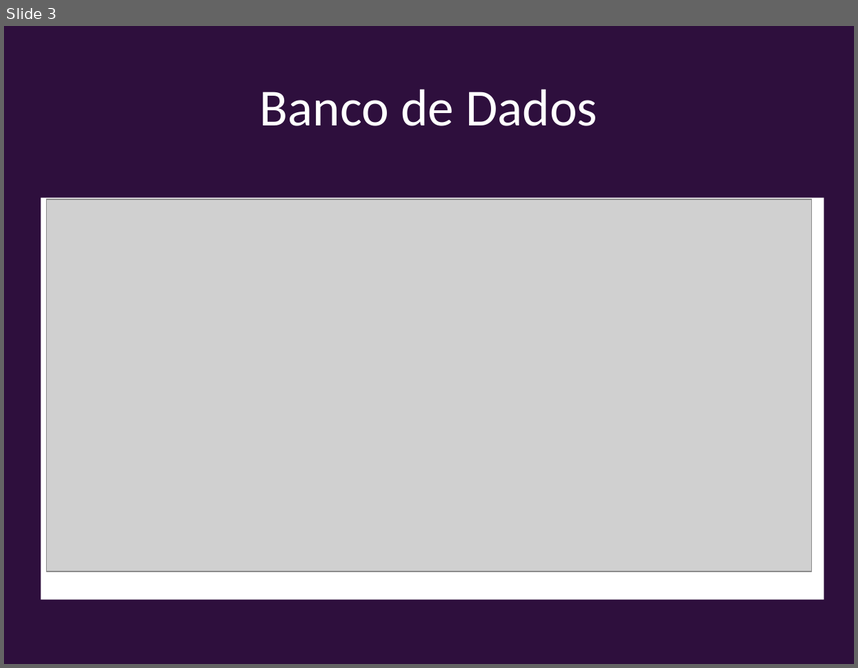
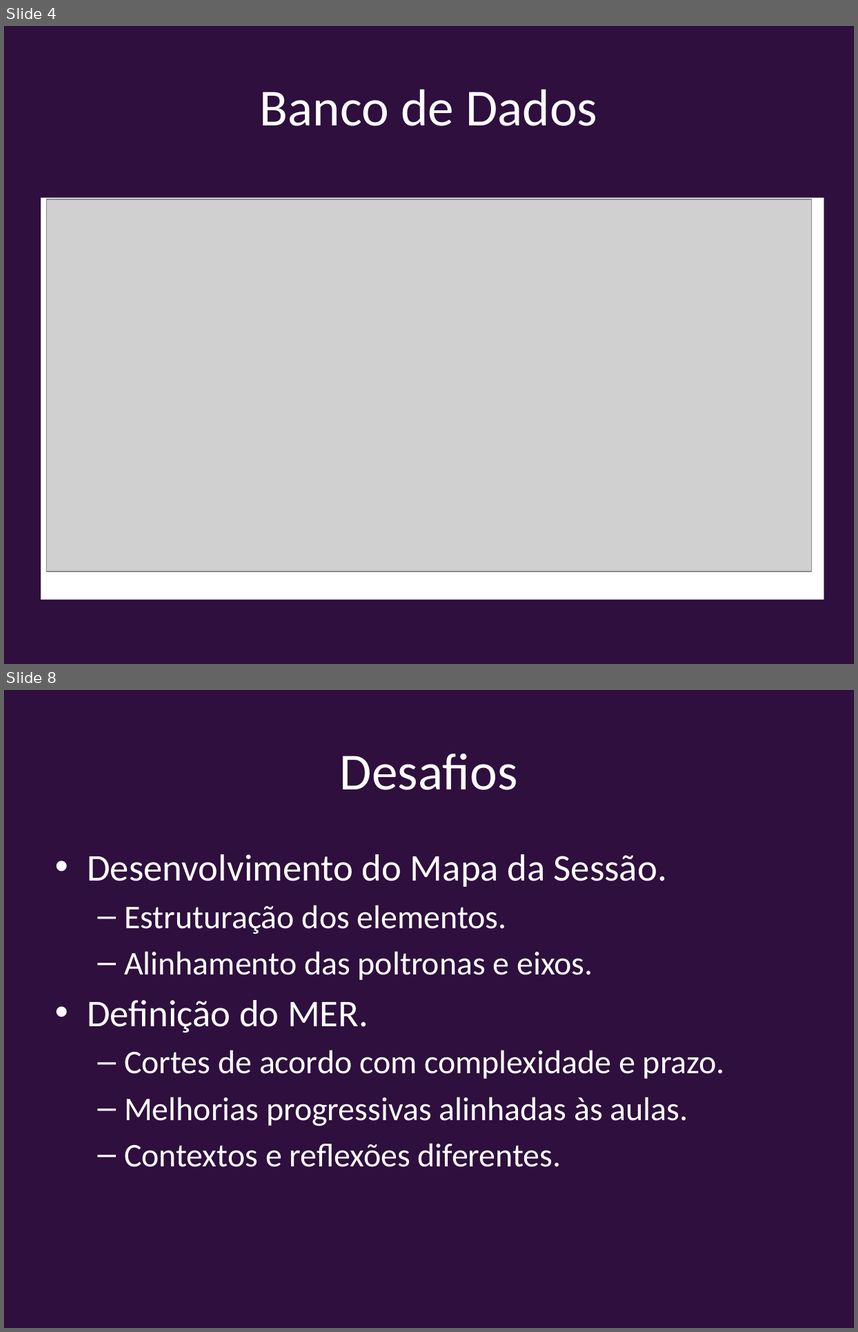
Before and after one commit to MarcDevGuy127/cinema, a slide deck: Slides.pptx. Shown one above the other, each under a label of ours: slide 3 before the commit, slides 4 and 8 after it; the slides between them are not shown. The pictures are 858x668 and 858x1332 pixels, drawn with LibreOffice and Linux fonts; fonts in the diff are those of the drawing; grey boxes stand for pictures. Boxes give left, top, right and bottom in pixels: in the first picture for what was removed or moved away, otherwise in the second. Text is boxed around its words. In the diff, an @@ line names an element or a change of style, - is before the commit and + after.

```diff
--- a/Slides.pptx
+++ b/Slides.pptx
@@ slide 8 added at [4, 690, 854, 1328], background #2E0F3D @@
@@ title added at [340, 753, 518, 790], 44 pt, text #FFFFFF @@
+Desafios
@@ text added at [87, 854, 725, 1167], 28 pt, text #FFFFFF @@
+• Desenvolvimento do Mapa da Sessão.
+  – Estruturação dos elementos.
+  – Alinhamento das poltronas e eixos.
+• Definição do MER.
+  – Cortes de acordo com complexidade e prazo.
+  – Melhorias progressivas alinhadas às aulas.
+  – Contextos e reflexões diferentes.
@@ what was slide 3 is now slide 4 @@
```
Also in this commit, not shown: 2 slides changed, 6 other slides added, 1 slide removed.
